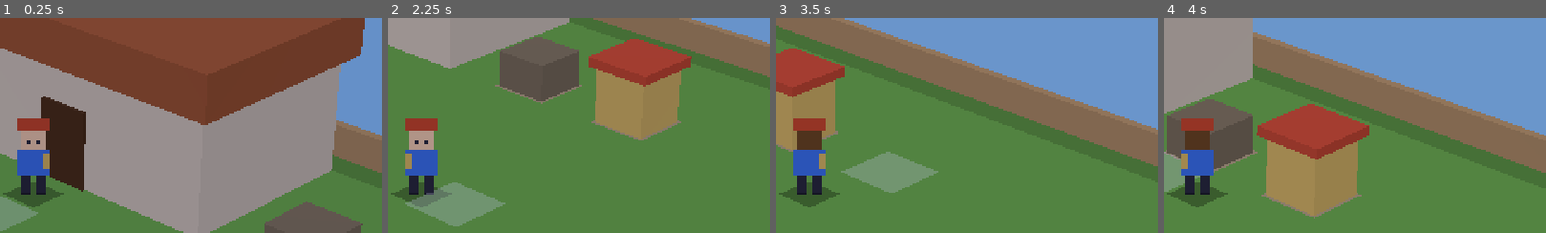
Above: before the commit, frames 1-4 (left to right).
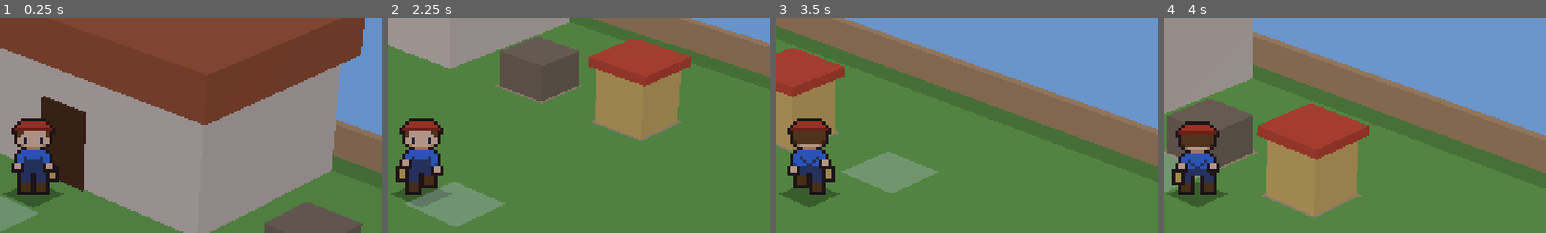
Above: after the commit, the same moments.

Repository: kitphon/son-of-harvest
Game: Godot game, scene res://scenes/main.tscn
The game is run twice, just before and just after one commit, with the same random seed, the same clock (stepped at 60 frames per second) and the same inputs.
Inputs:
- Up to frame 1 (0.25 s): no input
- Up to frame 2 (2.25 s): tap Enter at 0.5 s; hold D (move_right) 0.53-1.28 s; hold Shift (run) 0.53-1.28 s; hold S (move_down) 1.28-2.03 s; tap E (interact) at 1.35 s; tap Shift (run) at 1.55 s; hold D (move_right) from 2.03 s (still down); hold Q (next_seed) from 2.03 s (still down)
- Up to frame 3 (3.5 s): tap Shift (run) at 2.3, 3.05 s; release D (move_right) at 2.78 s; release Q (next_seed) at 2.78 s; hold W (move_up) from 2.78 s (still down); tap Tab (next_tool) at 2.85 s
- Up to frame 4 (4 s): release W (move_up) at 3.53 s; hold A (move_left) from 3.53 s (still down); hold Shift (run) from 3.53 s (still down)
The pictures show only the part of the screen within x 46-96%, y 9-59%; the shares and areas given below are measured in that part.

The runs differ from the first frame. In frame 1, 2.5% of the frame differs, in the area x 3-16%, y 46-83%; in frame 2, 2.5%; in frame 3, 2.4%; in frame 4, 2.6%, in the area x 2-15%, y 46-83%.

Commit message:
Farmer placeholder frames with walk / run animation
PlaceholderArt draws the farmer from pixel maps (front / back) with legs,
hands and bag per frame: idle 1, walk 4, run 4. FarmerAnim picks the frame
key from facing, movement and time (walk 8 fps, run 12 fps); Player exposes
moving / running. Tests cover the animation timing and frame shapes.

Agent: Claude Code (claude-opus-5-5)
Co-Authored-By: Claude Opus 5.5 <noreply@anthropic.com>

Diff:
--- a/scripts/art/placeholder_art.gd
+++ b/scripts/art/placeholder_art.gd
@@ -15,8 +15,8 @@
 static func _make(key: String) -> Image:
 	var parts := key.split(":")
 	match parts[0]:
-		"player":
-			return _player(parts[1] == "back")
+		"player":   # player:<front|back>:<idle|walk|run>:<frame>
+			return _player(parts[1] == "back", parts[2], int(parts[3]))
 		"rock":
 			return _draw(16, 16, [[2, 8, 12, 8, "8a8a8a"], [4, 6, 8, 3, "9e9e9e"], [4, 9, 4, 2, "c0c0c0"]])
 		"branch":
@@ -40,19 +40,101 @@
 	return img
 
 
-## 16 x 24 farmer. The bag on one side shows when the sprite is mirrored.
-static func _player(back: bool) -> Image:
-	var rects := [
-		[3, 0, 10, 4, "c8452c"],            # cap
-		[4, 4, 8, 6, "6b4423" if back else "f2c79b"],
-		[3, 10, 10, 8, "3b6fd1"],           # shirt
-		[4, 18, 3, 6, "2a2a3a"], [9, 18, 3, 6, "2a2a3a"],
-	]
-	if back:
-		rects.append([3, 11, 2, 5, "d9b45a"])
-	else:
-		rects.append_array([[6, 7, 1, 1, "2a2a3a"], [9, 7, 1, 1, "2a2a3a"], [11, 11, 2, 5, "d9b45a"]])
-	return _draw(16, 24, rects)
+## Farmer frames, 16 x 24: head and torso from a pixel map, legs and hands placed per frame.
+const _FARMER_COLORS := {
+	"o": "2a1e1e", "h": "c8452c", "H": "8e2c1c", "s": "f2c79b", "S": "d29a6e", "e": "2a2a3a",
+	"r": "6b4423", "R": "4e3018", "b": "3b6fd1", "B": "2a50a0", "d": "34426a", "y": "d9b45a",
+	"k": "5e3d1e",
+}
+const _FARMER_FRONT := [
+	"....oooooooo....",
+	"...ohhhhhhhho...",
+	"..ohhhhhhhhhho..",
+	".oHHHHHHHHHHHHo.",
+	".oorrsssssssroo.",
+	"..orssssssssro..",
+	"..ossessssesso..",
+	"..ossessssesso..",
+	"...oSssssssSo...",
+	"....ooSSSSoo....",
+	"...obbbbbbbbo...",
+	"..obbbbbbbbbbo..",
+	"..obbdbbbbdbbo..",
+	"..obbddddddbbo..",
+	"..oBbddddddbBo..",
+	"...oddddddddo...",
+	"...oddddddddo...",
+]
+const _FARMER_BACK := [
+	"....oooooooo....",
+	"...ohhhhhhhho...",
+	"..ohhhhhhhhhho..",
+	".oHHHHHHHHHHHHo.",
+	".oorrrrrrrrrroo.",
+	"..orrrrrrrrrro..",
+	"..orrrrrrrrrro..",
+	"..oRrrrrrrrrRo..",
+	"...oSssssssSo...",
+	"....ooSSSSoo....",
+	"...obbbbbbbbo...",
+	"..obbbbbbbbbbo..",
+	"..obbdbbbbdbbo..",
+	"..obbbdbbdbbbo..",
+	"..oBbbbddbbbBo..",
+	"...oddddddddo...",
+	"...oddddddddo...",
+]
+## Per pose, per frame: [body drop, left leg lift, right leg lift, left hand y, right hand y,
+## leg spread]. Walk / run cycles go contact, left step, contact, right step.
+const _FARMER_POSES := {
+	"idle": [[0, 0, 0, 14, 14, 0]],
+	"walk": [[1, 0, 0, 14, 14, 0], [0, 2, 0, 15, 13, 0], [1, 0, 0, 14, 14, 0], [0, 0, 2, 13, 15, 0]],
+	"run": [[1, 0, 0, 13, 13, 1], [0, 3, 0, 15, 12, 0], [1, 0, 0, 13, 13, 1], [0, 0, 3, 12, 15, 0]],
+}
+
+
+static func farmer_frames(pose: String) -> int:
+	return _FARMER_POSES[pose].size()
+
+
+## The bag hangs on the farmer's left, so it shows on the right of the front view and on the
+## left of the back view, and moves sides when the sprite is mirrored.
+static func _player(back: bool, pose: String, frame: int) -> Image:
+	var p: Array = _FARMER_POSES[pose][frame % farmer_frames(pose)]
+	var img := Image.create_empty(16, 24, false, Image.FORMAT_RGBA8)
+	img.fill(Color(0, 0, 0, 0))
+	_leg(img, 4 - p[5], p[1])
+	_leg(img, 9 + p[5], p[2])
+	_map(img, _FARMER_BACK if back else _FARMER_FRONT, p[0])
+	var bag_x := 0 if back else 12
+	img.fill_rect(Rect2i(bag_x, 15 + p[0], 4, 5), Color(_FARMER_COLORS.o))
+	img.fill_rect(Rect2i(bag_x + 1, 16 + p[0], 2, 3), Color(_FARMER_COLORS.y))
+	_hand(img, 2, p[3] + p[0])
+	_hand(img, 12, p[4] + p[0])
+	return img
+
+
+## A 2 x 2 hand under the sleeve, outlined on the sides and below.
+static func _hand(img: Image, x: int, y: int) -> void:
+	img.fill_rect(Rect2i(x - 1, y, 4, 3), Color(_FARMER_COLORS.o))
+	img.fill_rect(Rect2i(x, y, 2, 2), Color(_FARMER_COLORS.s))
+
+
+## One leg: 3 px of trousers and boot inside a 1 px outline, from under the body to the ground,
+## shorter by `lift` when the foot is off the ground.
+static func _leg(img: Image, x: int, lift: int) -> void:
+	var bottom := 23 - lift
+	img.fill_rect(Rect2i(x - 1, 16, 5, bottom - 15), Color(_FARMER_COLORS.o))
+	img.fill_rect(Rect2i(x, 16, 3, bottom - 19), Color(_FARMER_COLORS.d))
+	img.fill_rect(Rect2i(x, bottom - 3, 3, 3), Color(_FARMER_COLORS.k))
+
+
+static func _map(img: Image, rows: Array, dy: int) -> void:
+	for y in rows.size():
+		var row: String = rows[y]
+		for x in row.length():
+			if row[x] != ".":
+				img.set_pixel(x, y + dy, Color(_FARMER_COLORS[row[x]]))
 
 
 ## Growth 0..3 (seed, sprout, young, grown); ripe adds fruit.
--- a/scripts/main_3d.gd
+++ b/scripts/main_3d.gd
@@ -15,6 +15,7 @@
 
 var player: Player
 var sprite: Sprite3D
+var anim := FarmerAnim.new()
 var target_mark: MeshInstance3D
 var cam: Camera3D
 var tint: ColorRect
@@ -34,7 +35,7 @@
 	player.action.connect(func(kind: String, c: Vector2i): FarmActions.on_action(kind, c))
 	add_child(player)
 
-	sprite = FarmWorld.make_sprite(PlaceholderArt.tex("player:front"))
+	sprite = FarmWorld.make_sprite(PlaceholderArt.tex(anim.key(Vector2i.DOWN)))
 	add_child(sprite)
 	var shadow := MeshInstance3D.new()
 	var disc := PlaneMesh.new()
@@ -94,17 +95,16 @@
 	FarmActions.handle_input(event)
 
 
-func _process(_delta: float) -> void:
+func _process(delta: float) -> void:
+	anim.step(delta, player.moving, player.running)
 	_follow()
 
 
 func _follow() -> void:
 	var feet := Vector3(player.position.x / T, 0, player.position.y / T)
 	sprite.position = feet
-	# Front image for Down / Right, back for Up / Left; Right and Up are the mirror images.
-	var f := player.facing
-	sprite.texture = PlaceholderArt.tex("player:back" if f == Vector2i.UP or f == Vector2i.LEFT else "player:front")
-	sprite.flip_h = f == Vector2i.RIGHT or f == Vector2i.UP
+	sprite.texture = PlaceholderArt.tex(anim.key(player.facing))
+	sprite.flip_h = FarmerAnim.is_mirrored(player.facing)
 	var tc := player.target_cell()
 	target_mark.position = Vector3(tc.x + 0.5, 0.02, tc.y + 0.5)
 
--- a/scripts/player/player.gd
+++ b/scripts/player/player.gd
@@ -12,16 +12,20 @@
 
 var farm: FarmGrid
 var facing := Vector2i.DOWN
+var moving := false     # a direction is held (also when walking into a wall)
+var running := false
 
 
 func _physics_process(delta: float) -> void:
 	var dir := Input.get_vector("move_left", "move_right", "move_up", "move_down")
-	if dir != Vector2.ZERO:
+	moving = dir != Vector2.ZERO
+	running = moving and Input.is_action_pressed("run")
+	if moving:
 		if absf(dir.x) > absf(dir.y):
 			facing = Vector2i(int(signf(dir.x)), 0)
 		else:
 			facing = Vector2i(0, int(signf(dir.y)))
-		var speed := RUN_SPEED if Input.is_action_pressed("run") else WALK_SPEED
+		var speed := RUN_SPEED if running else WALK_SPEED
 		var step := dir * speed * delta
 		_try_move(Vector2(step.x, 0))   # one axis at a time, so walls slide
 		_try_move(Vector2(0, step.y))
--- /dev/null
+++ b/scripts/world3d/farmer_anim.gd
@@ -0,0 +1,43 @@
+class_name FarmerAnim
+extends RefCounted
+## Picks the farmer's sprite frame from where they face, whether they move or run, and time.
+## Front image for Down / Right, back for Up / Left; Right and Up are the mirror images.
+
+const WALK_FPS := 8.0     # 4 frames = 0.5 s per two steps; at 60 px/s a step is ~1 cell
+const RUN_FPS := 12.0     # 0.33 s per two steps at 100 px/s
+
+var pose := "idle"
+var time := 0.0
+
+
+## Advance by `delta` seconds. A new pose starts on its first step frame, so a key press
+## shows a lifted foot at once.
+func step(delta: float, moving: bool, running: bool) -> void:
+	var p := "idle" if not moving else ("run" if running else "walk")
+	if p != pose:
+		pose = p
+		time = 1.0 / _fps() if moving else 0.0
+	elif moving:
+		time += delta
+
+
+func frame() -> int:
+	if pose == "idle":
+		return 0
+	return int(time * _fps()) % PlaceholderArt.farmer_frames(pose)
+
+
+func key(facing: Vector2i) -> String:
+	return "player:%s:%s:%d" % ["back" if is_back(facing) else "front", pose, frame()]
+
+
+static func is_back(facing: Vector2i) -> bool:
+	return facing == Vector2i.UP or facing == Vector2i.LEFT
+
+
+static func is_mirrored(facing: Vector2i) -> bool:
+	return facing == Vector2i.RIGHT or facing == Vector2i.UP
+
+
+func _fps() -> float:
+	return RUN_FPS if pose == "run" else WALK_FPS
--- a/tests/test_farm.gd
+++ b/tests/test_farm.gd
@@ -60,6 +60,27 @@
 	check(h.hit(s, "axe") == 1 and h.hit(s, "axe") == 1 and h.hit(s, "axe") == 1, "3 axe hits")
 	check(h.hit(s, "axe") == 2 and not h.is_solid(s), "4th hit clears the stump")
 
+	# Farmer animation: idle stands still, walking cycles 4 frames at WALK_FPS, starting on a step.
+	var a := FarmerAnim.new()
+	a.step(1.0, false, false)
+	check(a.key(Vector2i.DOWN) == "player:front:idle:0", "idle frame")
+	a.step(0.0, true, false)
+	check(a.key(Vector2i.UP) == "player:back:walk:1", "walk starts on a step frame")
+	a.step(2.0 / FarmerAnim.WALK_FPS, true, false)
+	check(a.frame() == 3, "walk advances at WALK_FPS (got %d)" % a.frame())
+	a.step(1.0 / FarmerAnim.WALK_FPS, true, false)
+	check(a.frame() == 0, "walk cycle wraps")
+	a.step(0.0, true, true)
+	check(a.pose == "run" and a.frame() == 1, "run restarts the cycle")
+	a.step(0.0, false, false)
+	check(a.key(Vector2i.RIGHT) == "player:front:idle:0" and FarmerAnim.is_mirrored(Vector2i.RIGHT), "right = mirrored front")
+	check(FarmerAnim.is_back(Vector2i.LEFT) and not FarmerAnim.is_mirrored(Vector2i.LEFT), "left = back, not mirrored")
+	for pose in ["idle", "walk", "run"]:
+		for i in PlaceholderArt.farmer_frames(pose):
+			var img := PlaceholderArt.tex("player:front:%s:%d" % [pose, i]).get_image()
+			check(img.get_size() == Vector2i(16, 24) and (img.get_pixel(5, 22).a > 0 or img.get_pixel(10, 22).a > 0),
+				"%s %d: 16 x 24 with a foot on the ground" % [pose, i])
+
 	print("test_farm: %s (%d failed)" % ["OK" if failures == 0 else "FAILED", failures])
 	quit(1 if failures else 0)
 
Not shown, added: scripts/world3d/farmer_anim.gd.uid
Not shown, changed: ROADMAP.md
Not shown, changed: WORKLOG.md
